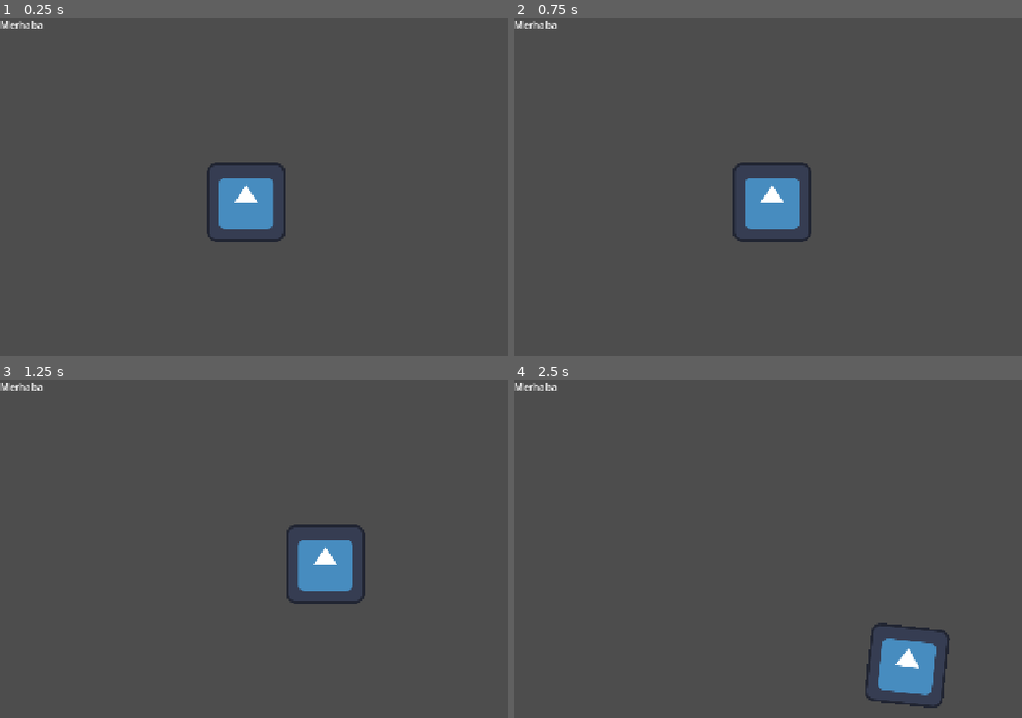
Above: before the commit, frames 1-4 (two rows, left to right).
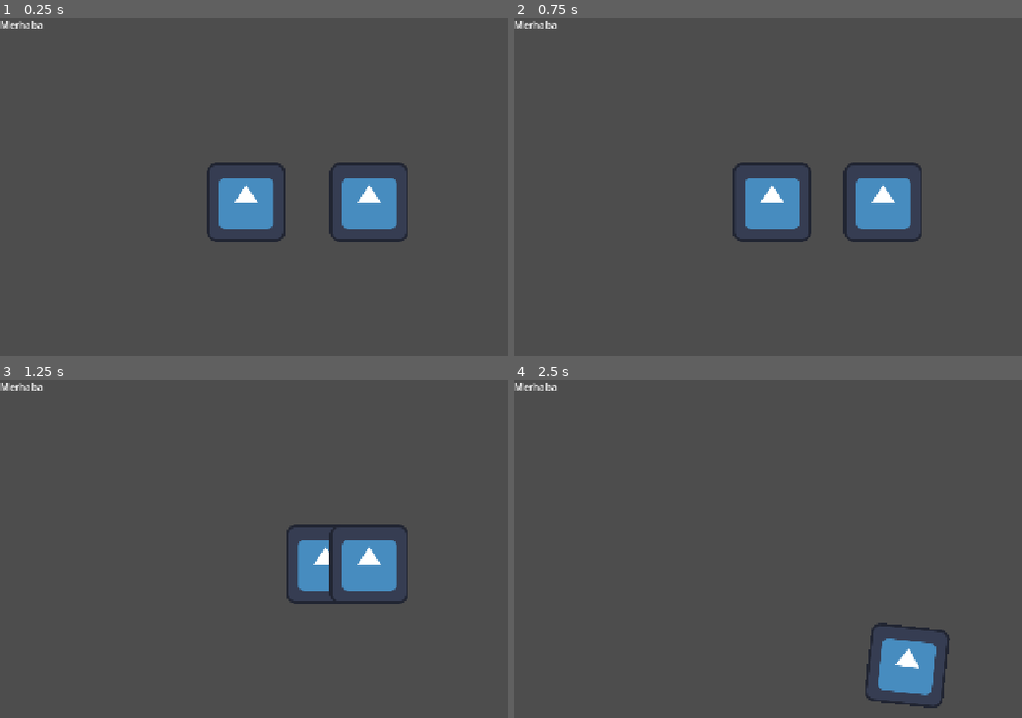
Above: after the commit, the same moments.

Repository: tubaiskol/Mavi-Donus-Hackathon-Team22
Game: Godot game, scene res://scenes/main.tscn
Two runs of this game, one before a commit and one after it. Both use one fixed random seed, a clock stepped at 60 frames per second and the inputs below. The engine's default icon, where the game draws it, is replaced by a stand-in: a white triangle on a blue panel in a dark square.
Inputs:
- Up to frame 1 (0.25 s): no input
- Up to frame 2 (0.75 s): tap Enter at 0.5 s; hold Right (move_right) from 0.53 s (still down)
- Up to frame 3 (1.25 s): keep holding Right (move_right)
- Up to frame 4 (2.5 s): release Right (move_right) at 1.28 s; hold Down (move_down) 1.28-2.03 s; hold Right (move_right) from 2.03 s (still down)

The runs differ from the first frame. In frame 1, 2.1% of the frame differs, in the area x 64-81%, y 42-67%; in frame 2, 2.1%; in frame 3, 2.0%; in frame 4, nothing differs.

Commit message:
Cop toplama ve kirlilik azaltma eklendi

Diff:
--- a/scenes/main.tscn
+++ b/scenes/main.tscn
@@ -1,6 +1,7 @@
 [gd_scene format=3 uid="uid://dkinyhihgksox"]
 
 [ext_resource type="PackedScene" uid="uid://dal13eh2yd3x8" path="res://scenes/boat.tscn" id="1_o5qli"]
+[ext_resource type="PackedScene" uid="uid://c3gi5be47cino" path="res://scenes/trash.tscn" id="2_0wfyh"]
 
 [node name="Main" type="Node2D" unique_id=697647994]
 
@@ -11,3 +12,6 @@
 
 [node name="Boat" parent="." unique_id=2030048938 instance=ExtResource("1_o5qli")]
 position = Vector2(400, 300)
+
+[node name="Trash" parent="." unique_id=893758983 instance=ExtResource("2_0wfyh")]
+position = Vector2(600, 300)
--- /dev/null
+++ b/scenes/trash.tscn
@@ -0,0 +1,18 @@
+[gd_scene format=3 uid="uid://c3gi5be47cino"]
+
+[ext_resource type="Texture2D" uid="uid://r80761wkkjmw" path="res://icon.svg" id="1_3xixx"]
+[ext_resource type="Script" uid="uid://cxikomc0og1at" path="res://scripts/trash.gd" id="1_exrr5"]
+
+[sub_resource type="CircleShape2D" id="CircleShape2D_ypjg4"]
+radius = 8.0
+
+[node name="Trash" type="Area2D" unique_id=893758983]
+script = ExtResource("1_exrr5")
+
+[node name="Sprite2D" type="Sprite2D" parent="." unique_id=1291277514]
+position = Vector2(0.1, 0.1)
+texture = ExtResource("1_3xixx")
+
+[node name="CollisionShape2D" type="CollisionShape2D" parent="." unique_id=2117560051]
+position = Vector2(0.1, 0.1)
+shape = SubResource("CircleShape2D_ypjg4")
--- /dev/null
+++ b/scripts/trash.gd
@@ -0,0 +1,28 @@
+extends Area2D
+
+var collected := false
+
+
+func _ready() -> void:
+	area_entered.connect(_on_area_entered)
+
+
+func _on_area_entered(area: Area2D) -> void:
+	if collected or GameState.game_over:
+		return
+
+	if area.name != &"PickupArea":
+		return
+
+	# Aynı çöpün birden fazla kez sayılmasını önle.
+	collected = true
+
+	GameState.add_pollution(GameState.trash_value)
+	GameState.add_coins(1)
+
+	print(
+		"Çöp toplandı | Kirlilik: ", GameState.pollution,
+		" | Coin: ", GameState.coins
+	)
+
+	queue_free()
Not shown, added: scripts/trash.gd.uid
